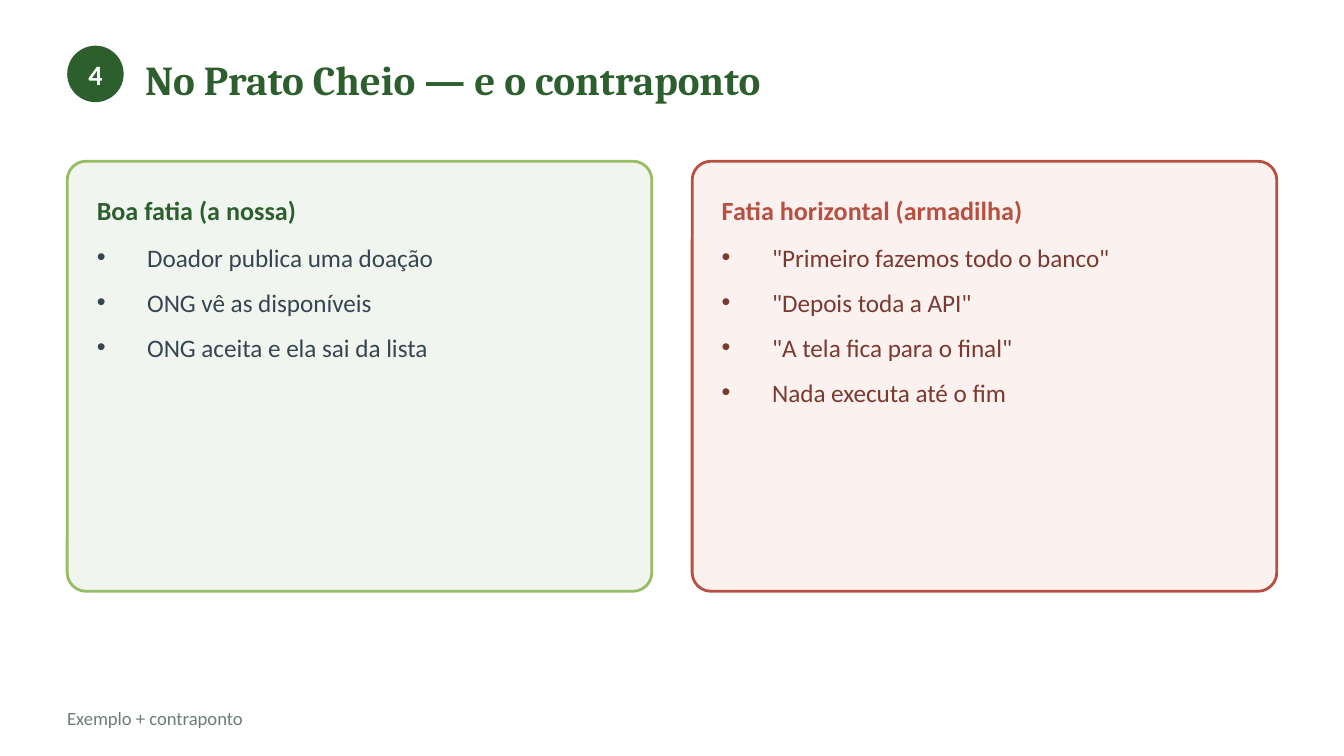
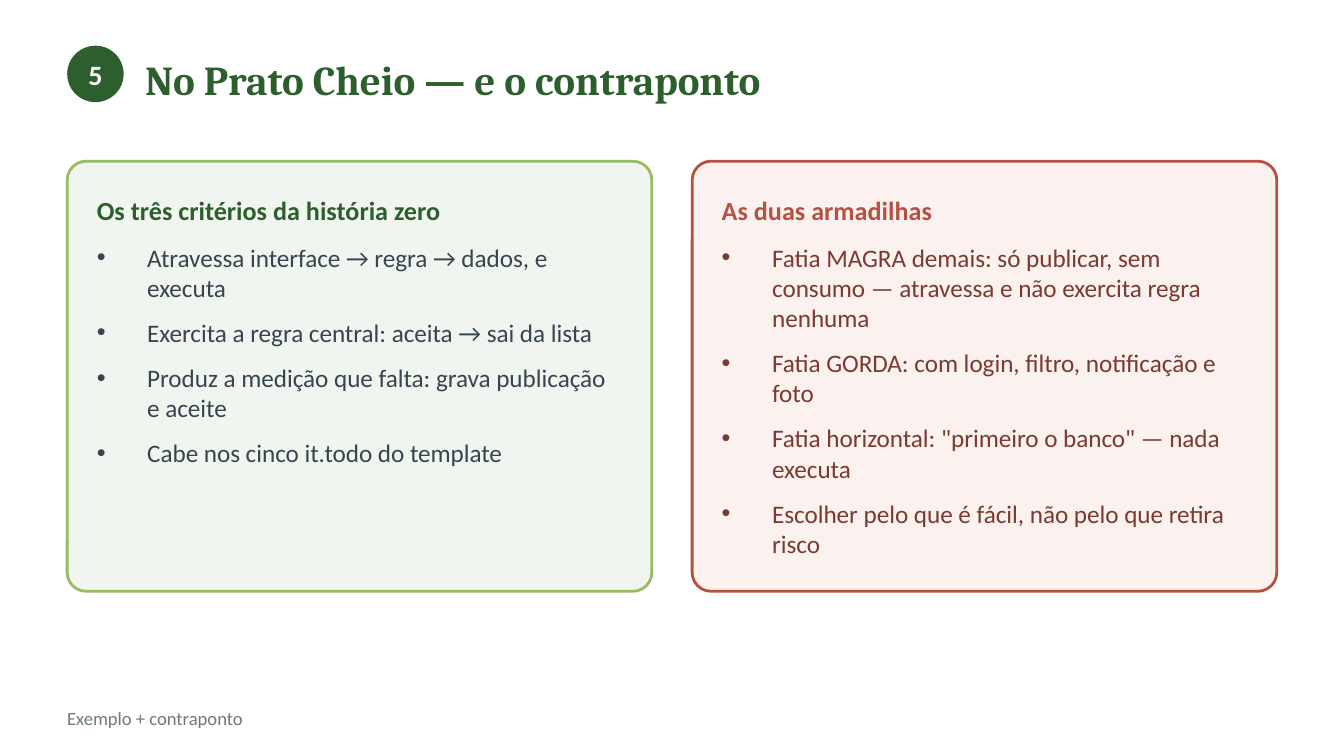
Before and after one commit to CatolicaSC-EngSoft/g1126-analise-projeto-desenvolvimento-agil-alunos, a slide deck: slide 25 of slides/aula-03-requisitos-historias-usuario.pptx (slide 12 before the commit). Drawn at 1344x756 pixels with LibreOffice and Linux fonts; fonts in the diff are those of the drawing. Boxes give left, top, right and bottom in pixels: in the first picture for what was removed or moved away, otherwise in the second. Text is boxed around its words. In the diff, an @@ line names an element or a change of style, - is before the commit and + after.

```diff
--- a/slides/aula-03-requisitos-historias-usuario.pptx
+++ b/slides/aula-03-requisitos-historias-usuario.pptx
@@ text at [88,67,102,85]: text changed @@
-4
+5
@@ text at [97,201,440,220]: text changed @@
-Boa fatia (a nossa)
+Os três critérios da história zero
@@ text at [722,201,932,220]: text changed @@
-Fatia horizontal (armadilha)
+As duas armadilhas
@@ text at [147,249,605,466]: text changed @@
-• Doador publica uma doação
-• ONG vê as disponíveis
-• ONG aceita e ela sai da lista
+• Atravessa interface → regra → dados, e executa
+• Exercita a regra central: aceita → sai da lista
+• Produz a medição que falta: grava publicação e aceite
+• Cabe nos cinco it.todo do template
@@ text at [772,249,1224,553]: text changed @@
-• "Primeiro fazemos todo o banco"
-• "Depois toda a API"
-• "A tela fica para o final"
-• Nada executa até o fim
+• Fatia MAGRA demais: só publicar, sem consumo — atravessa e não exercita regra nenhuma
+• Fatia GORDA: com login, filtro, notificação e foto
+• Fatia horizontal: "primeiro o banco" — nada executa
+• Escolher pelo que é fácil, não pelo que retira risco
```
Also in this commit, not shown: 11 other slides changed, 17 slides added, 3 slides removed, 2 other files.
